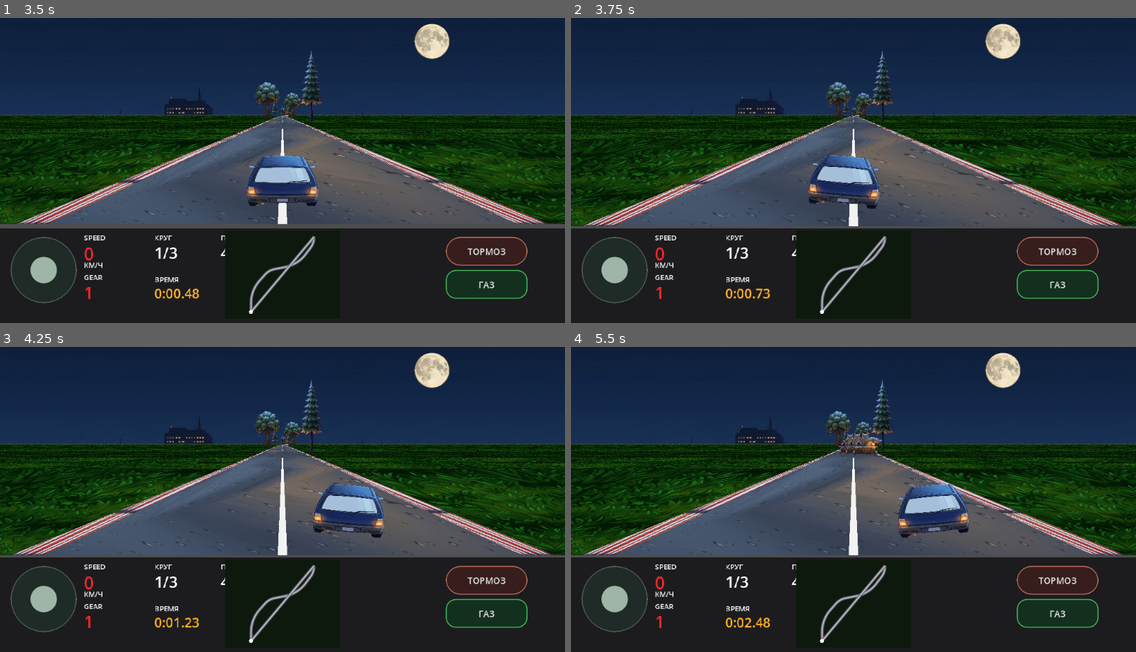
Above: before the commit, frames 1-4 (two rows, left to right).
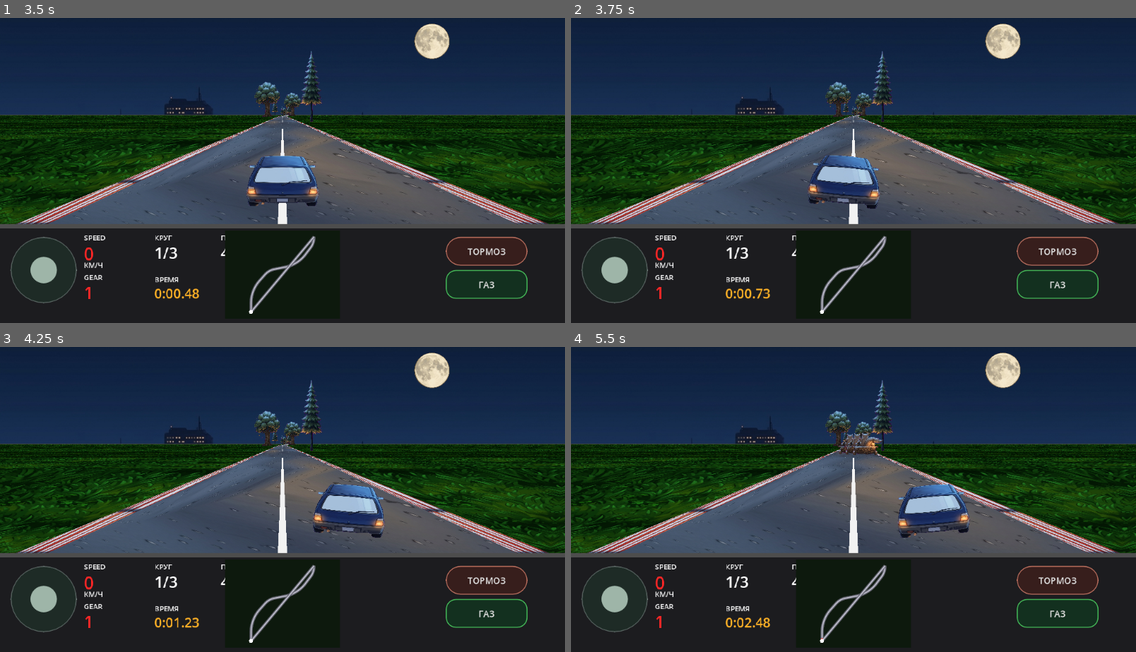
Above: after the commit, the same moments.

Repository: masterofmagic234/Arkon
Game: Godot game, scene res://scenes/level2_pseudo3d.tscn
Two runs of this game, one before a commit and one after it. Both use one fixed random seed, a clock stepped at 60 frames per second and the inputs below. This scene is started directly instead of the project's main scene.
Inputs (mouse positions are in pixels of both pictures, inside the frame that each line leads up to):
- Up to frame 1 (3.5 s): click "ТОРМОЗ" at 0.5 s; click "ГАЗ" at 1.25 s; tap Enter at 2 s; move the mouse to (406, 149) at 2.02 s; hold D (race_right) 2.03-2.75 s; click (406, 149) at 2.17 s; tap Space at 2.75 s; drag from (169, 179) to (254, 228) at 2.77 s
- Up to frame 2 (3.75 s): tap Enter at 3.5 s; move the mouse to (910, 94) at 3.52 s; hold D (race_right) from 3.53 s (still down)
- Up to frame 3 (4.25 s): keep holding D (race_right)
- Up to frame 4 (5.5 s): release D (race_right) at 4.25 s; drag from (825, 557) to (684, 444) at 4.27 s; move the mouse to (1023, 542) at 5.02 s; hold A (race_left) from 5.03 s (still down)

Frame 1 is identical in both runs. In frame 2, 2.1% of the frame differs, in the area x 0-100%, y 41-69%; in frame 3, 2.1%; in frame 4, 2.1%.

Commit message:
Keep Level 2 world geometry continuous across camera boundary

Diff:
--- a/scripts/race_renderer_pseudo3d.gd
+++ b/scripts/race_renderer_pseudo3d.gd
@@ -198,12 +198,15 @@
     var camera_track_x: float = _smooth_track_x(float(cam_seg) + cam_progress)
 
     for i in range(FAR_SEGMENTS):
-        var distance_segments: float = float(i) / float(VISUAL_SUBDIVISIONS)
-        var absolute_seg: float = float(cam_seg) + distance_segments
+        var raw_dist: float = float(i) / float(VISUAL_SUBDIVISIONS) - cam_progress
+        var visible_dist: float = maxf(0.0, raw_dist)
+        var absolute_seg: float = float(cam_seg) + cam_progress + raw_dist
         var road_center_x: float = _smooth_track_x(absolute_seg) - camera_track_x
 
-        var dz: float = (distance_segments - cam_progress) * RaceLevelData.SEGMENT_HEIGHT + CAMERA_BEHIND
-        var next_dz: float = (float(i + 1) / float(VISUAL_SUBDIVISIONS) - cam_progress) * RaceLevelData.SEGMENT_HEIGHT + CAMERA_BEHIND
+        var raw_next_dist: float = float(i + 1) / float(VISUAL_SUBDIVISIONS) - cam_progress
+        var visible_next_dist: float = maxf(0.0, raw_next_dist)
+        var dz: float = visible_dist * RaceLevelData.SEGMENT_HEIGHT + CAMERA_BEHIND
+        var next_dz: float = visible_next_dist * RaceLevelData.SEGMENT_HEIGHT + CAMERA_BEHIND
         dz = maxf(1.0, dz)
         next_dz = maxf(1.0, next_dz)
 
@@ -216,7 +219,7 @@
         sidx[i] = posmod(int(floor(absolute_seg)), track_size)
 
         if i + 1 < FAR_SEGMENTS:
-            var next_absolute_seg: float = absolute_seg + 1.0 / float(VISUAL_SUBDIVISIONS)
+            var next_absolute_seg: float = float(cam_seg) + cam_progress + raw_next_dist
             var next_center_x: float = _smooth_track_x(next_absolute_seg) - camera_track_x
             ssx[i + 1] = half_w + next_scale * next_center_x * half_w
             ssy[i + 1] = horizon_y + (h - horizon_y) * CAMERA_BEHIND / next_dz
@@ -250,8 +253,12 @@
             var right_points := PackedVector2Array([road_r0, gr0, gr1, road_r1])
 
             if grass_texture != null:
-                var dz_i: float = maxf(1.0, (float(gi) / float(VISUAL_SUBDIVISIONS) - cam_progress) * RaceLevelData.SEGMENT_HEIGHT + CAMERA_BEHIND)
-                var dz_j: float = maxf(1.0, (float(gj) / float(VISUAL_SUBDIVISIONS) - cam_progress) * RaceLevelData.SEGMENT_HEIGHT + CAMERA_BEHIND)
+                var raw_dist_i: float = float(gi) / float(VISUAL_SUBDIVISIONS) - cam_progress
+                var raw_dist_j: float = float(gj) / float(VISUAL_SUBDIVISIONS) - cam_progress
+                var visible_dist_i: float = maxf(0.0, raw_dist_i)
+                var visible_dist_j: float = maxf(0.0, raw_dist_j)
+                var dz_i: float = visible_dist_i * RaceLevelData.SEGMENT_HEIGHT + CAMERA_BEHIND
+                var dz_j: float = visible_dist_j * RaceLevelData.SEGMENT_HEIGHT + CAMERA_BEHIND
                 var center_x_i: float = _smooth_track_x(absolute_seg_i) - camera_track_x
                 var center_x_j: float = _smooth_track_x(absolute_seg_j) - camera_track_x
                 var half_road: float = ROAD_WORLD_WIDTH * 0.5
